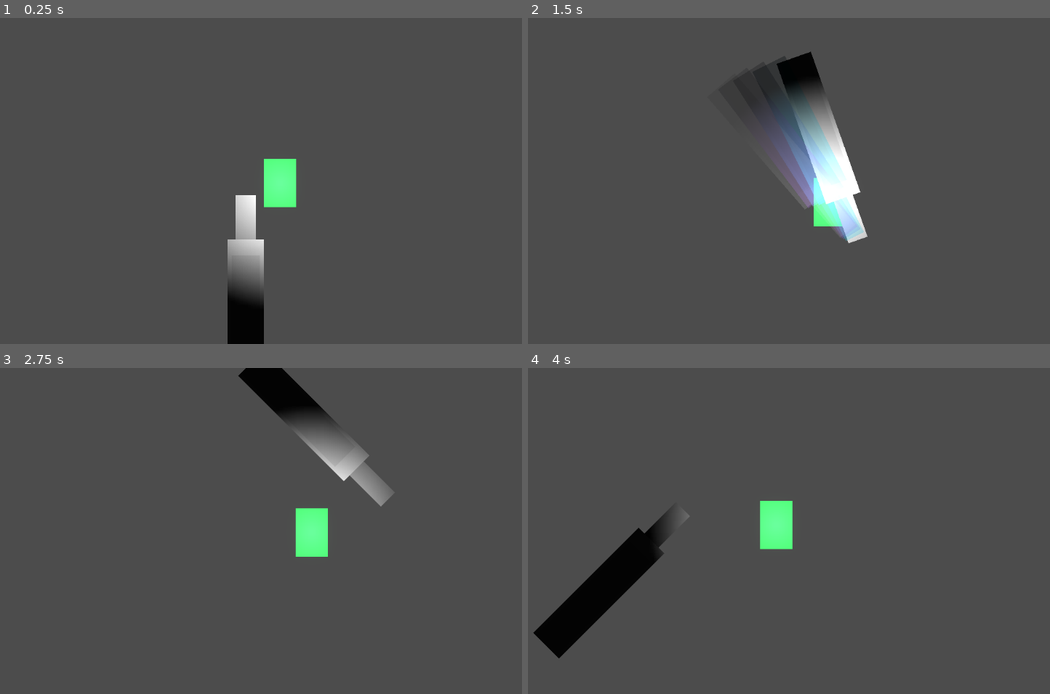
Above: before the commit, frames 1-4 (two rows, left to right).
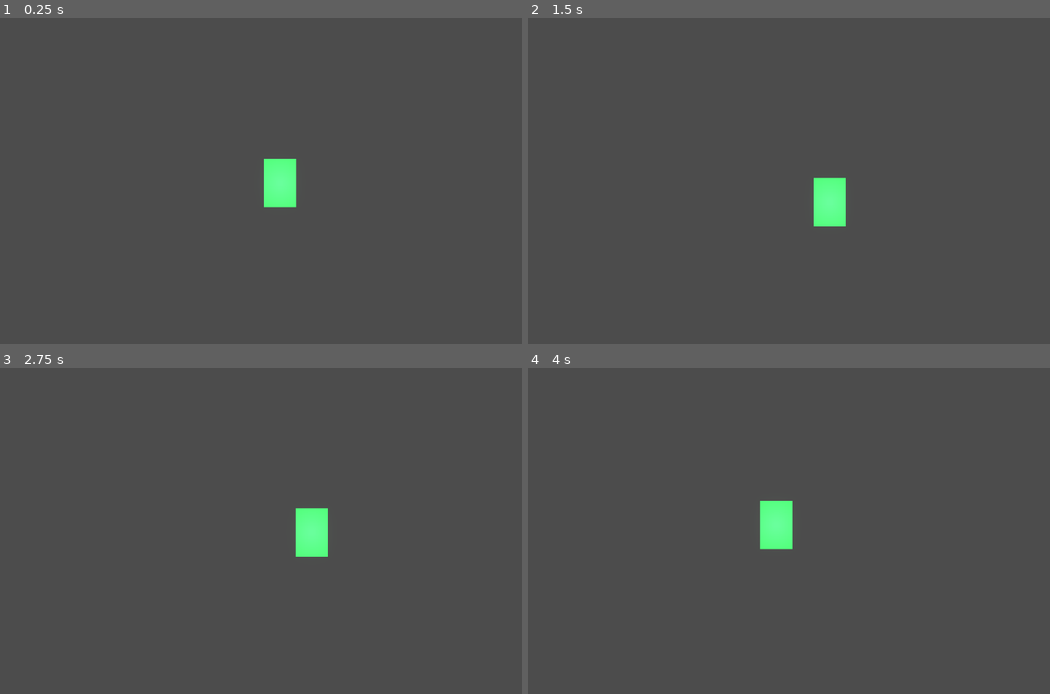
Above: after the commit, the same moments.

Repository: WMsans/top-down-rogue
Game: Godot game, scene res://scenes/main.tscn
Same seed, same stepped clock (60 frames per second), same inputs: the game is played once before the commit and once after it.
Inputs (mouse positions are in pixels of both pictures, inside the frame that each line leads up to):
- Up to frame 1 (0.25 s): no input
- Up to frame 2 (1.5 s): tap Enter at 0.5 s; move the mouse to (935, 164) at 0.52 s; hold D 0.53-1.28 s; tap Z at 0.6 s; click (935, 164) at 0.67 s; tap Space at 1.25 s; move the mouse to (689, 197) at 1.27 s; hold S from 1.28 s (still down); tap X at 1.35 s
- Up to frame 3 (2.75 s): move the mouse to (339, 459) at 2.02 s; release S at 2.03 s; hold D from 2.03 s (still down); tap C at 2.1 s
- Up to frame 4 (4 s): move the mouse to (778, 596) at 2.77 s; release D at 2.78 s; hold W 2.78-3.53 s; tap Z at 2.85 s; click (778, 596) at 2.92 s; move the mouse to (982, 579) at 3.52 s; hold A from 3.53 s (still down); tap X at 3.6 s

The runs differ from the first frame. In frame 1, 2.4% of the frame differs, in the area x 43-51%, y 54-100%; in frame 2, 6.1%, in the area x 39-66%, y 10-70%; in frame 3, 3.0%; in frame 4, 3.5%.
Error before the commit: Cannot call method 'shader_create_from_spirv' on a null value. (res://src/core/world_manager.gd:97)
Error after the commit: Parse Error: Cannot infer the type of "overshoot_end" variable because the value doesn't have a set type. (res://src/player/weapon_visual.gd:71)

Commit message:
feat: implement two-phase bouncy swing animation

Diff:
--- a/src/player/weapon_visual.gd
+++ b/src/player/weapon_visual.gd
@@ -60,14 +60,31 @@
 	if t >= 1.0:
 		_is_swinging = false
 		_clear_trails()
+		_sprite.position = Vector2.ZERO
+		_sprite.rotation = 0.0
 		_process_idle()
 		return
 
-	var eased_t := ease(t, 2.0)
-	var current_angle := lerpf(_start_angle, _end_angle, eased_t)
+	if t < SWING_PHASE_RATIO:
+		var swing_t := t / SWING_PHASE_RATIO
+		var eased_t := _elastic_out(swing_t)
+		var overshoot_end := _end_angle + OVERSHOOT_ANGLE * sign(_end_angle - _start_angle)
+		var current_angle := lerpf(_start_angle, overshoot_end, eased_t)
 
-	_sprite.position = _get_position_at_angle(current_angle, PIVOT_DISTANCE)
-	_sprite.rotation = current_angle + PI / 2.0
+		position = Vector2.ZERO
+		rotation = 0.0
+		_sprite.position = _get_position_at_angle(current_angle, PIVOT_DISTANCE)
+		_sprite.rotation = current_angle + PI / 2.0
+	else:
+		var return_t := (t - SWING_PHASE_RATIO) / (1.0 - SWING_PHASE_RATIO)
+		var eased_return := ease(return_t, RETURN_EASE_POWER)
+		var overshoot_end := _end_angle + OVERSHOOT_ANGLE * sign(_end_angle - _start_angle)
+		var current_angle := lerpf(overshoot_end, _facing_angle, eased_return)
+
+		position = Vector2(cos(_facing_angle), sin(_facing_angle)) * PIVOT_DISTANCE
+		rotation = _facing_angle + PI / 2.0
+		_sprite.position = _get_position_at_angle(current_angle, PIVOT_DISTANCE)
+		_sprite.rotation = current_angle + PI / 2.0
 
 	_update_trails(t)
 
